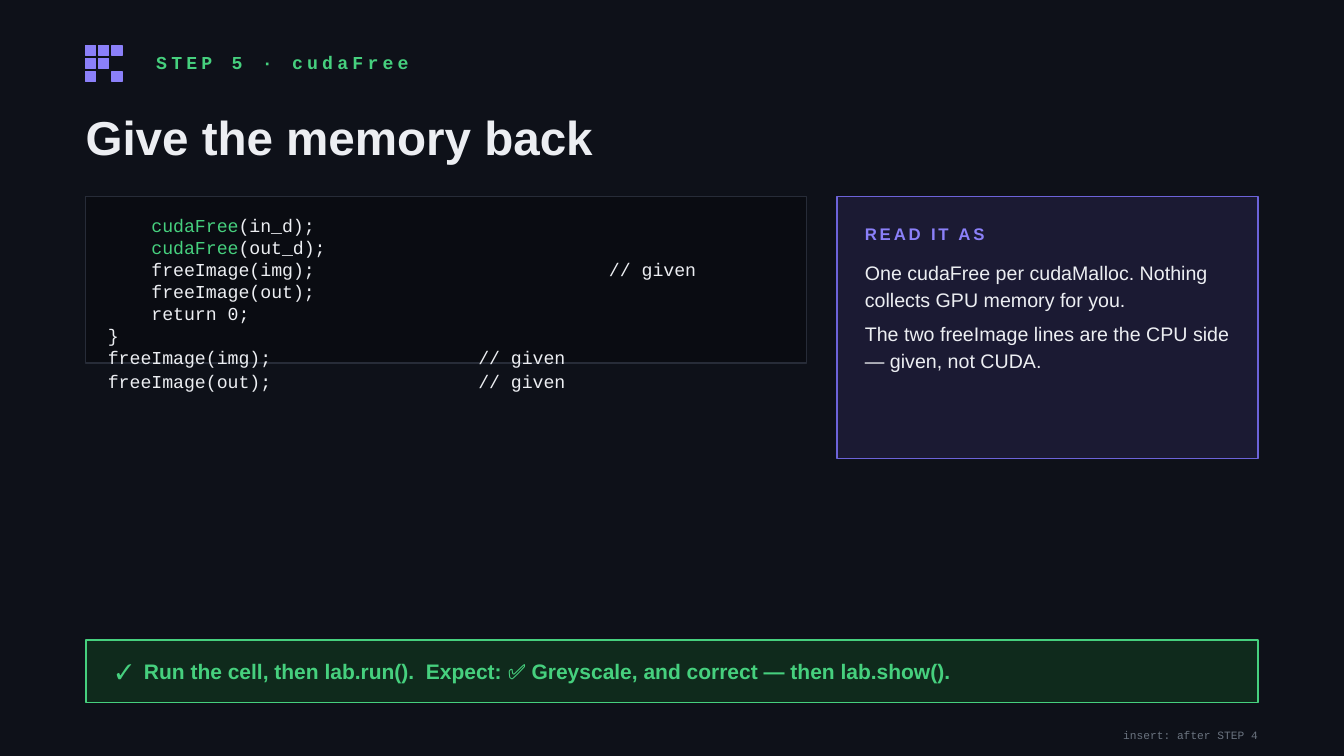
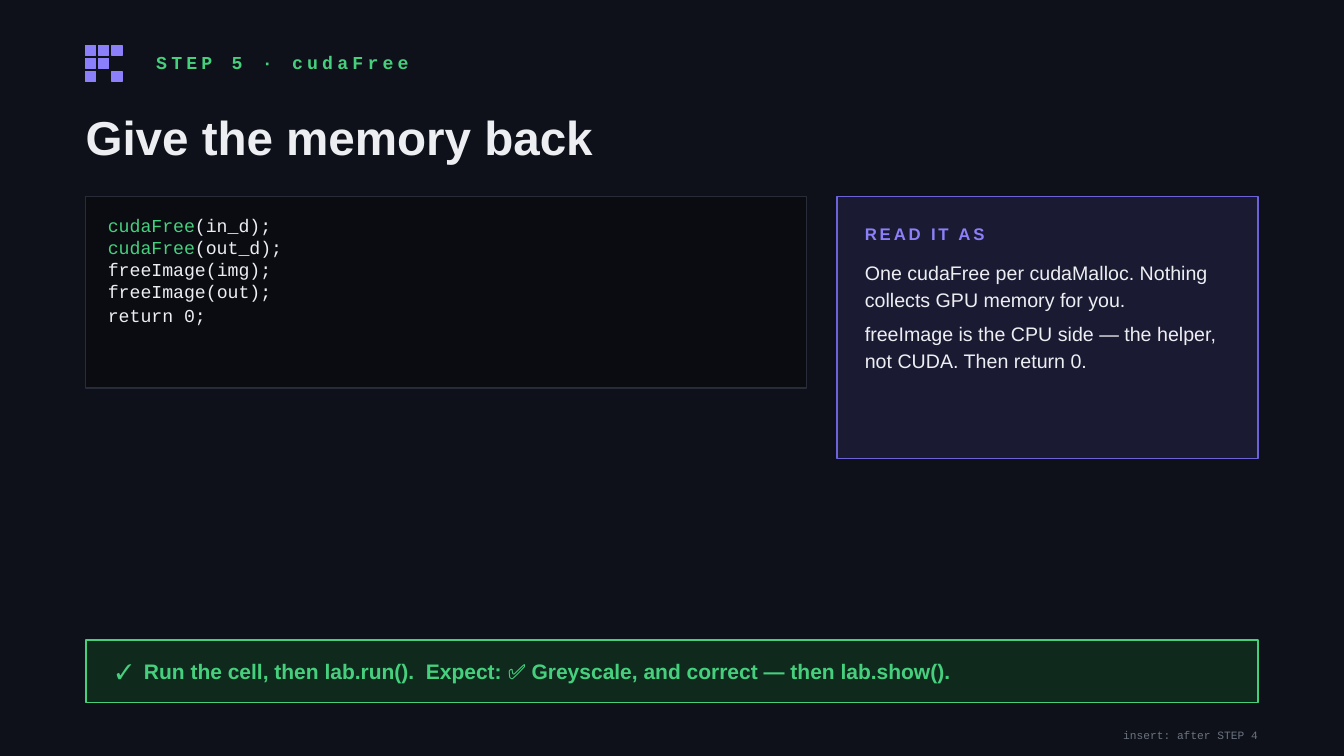
Before and after one commit to daryl-888/Workshop2, a slide deck: slide 7 of slides/step-slides.pptx. Drawn at 1344x756 pixels with LibreOffice and Linux fonts; fonts in the diff are those of the drawing. Boxes give left, top, right and bottom in pixels: in the first picture for what was removed or moved away, otherwise in the second. Text is boxed around its words. In the diff, an @@ line names an element or a change of style, - is before the commit and + after.

Commit message:
main() starts blank in the Colab cell
Students now type all of main(): the loadImage/makeImage setup, the two
pointers, the five CUDA steps, saveImage, the frees and return 0. Only
the kernel signature and the include are given. The four file-I/O
helpers still live in lab/gpulab.h, but the calls to them are typed.

The cell has two markers - the kernel body and the whole of main() -
and run() refuses to compile while either is present. verify.py checks
that main() is genuinely empty apart from its marker.

The solutions are laid out in labelled blocks (setup, STEP 1-5) so the
STEP slides, which pull their code from the solutions, now carry the
setup lines on STEP 1 and saveImage / freeImage / return 0 on STEPs 4
and 5. Nothing appears on a slide that isn't typed, and nothing is
typed that isn't on a slide.

```diff
--- a/slides/step-slides.pptx
+++ b/slides/step-slides.pptx
@@ rectangle: place and size @@
-rectangle at [86,197,807,363]
+rectangle at [86,197,807,388]
@@ text at [108,220,282,326]: text changed @@
-cudaFree(in_d);
-cudaFree(out_d);
-freeImage(img); // given
-freeImage(out);
-return 0;
-}
-freeImage(img); // given
-freeImage(out); // given
+cudaFree(in_d);
+cudaFree(out_d);
+freeImage(img);
+freeImage(out);
+return 0;
@@ text at [865,326,1216,368]: text changed @@
-The two freeImage lines are the CPU side — given, not CUDA.
+freeImage is the CPU side — the helper, not CUDA. Then return 0.
```
Also in this commit, not shown: 3 other slides changed, 7 other files.
